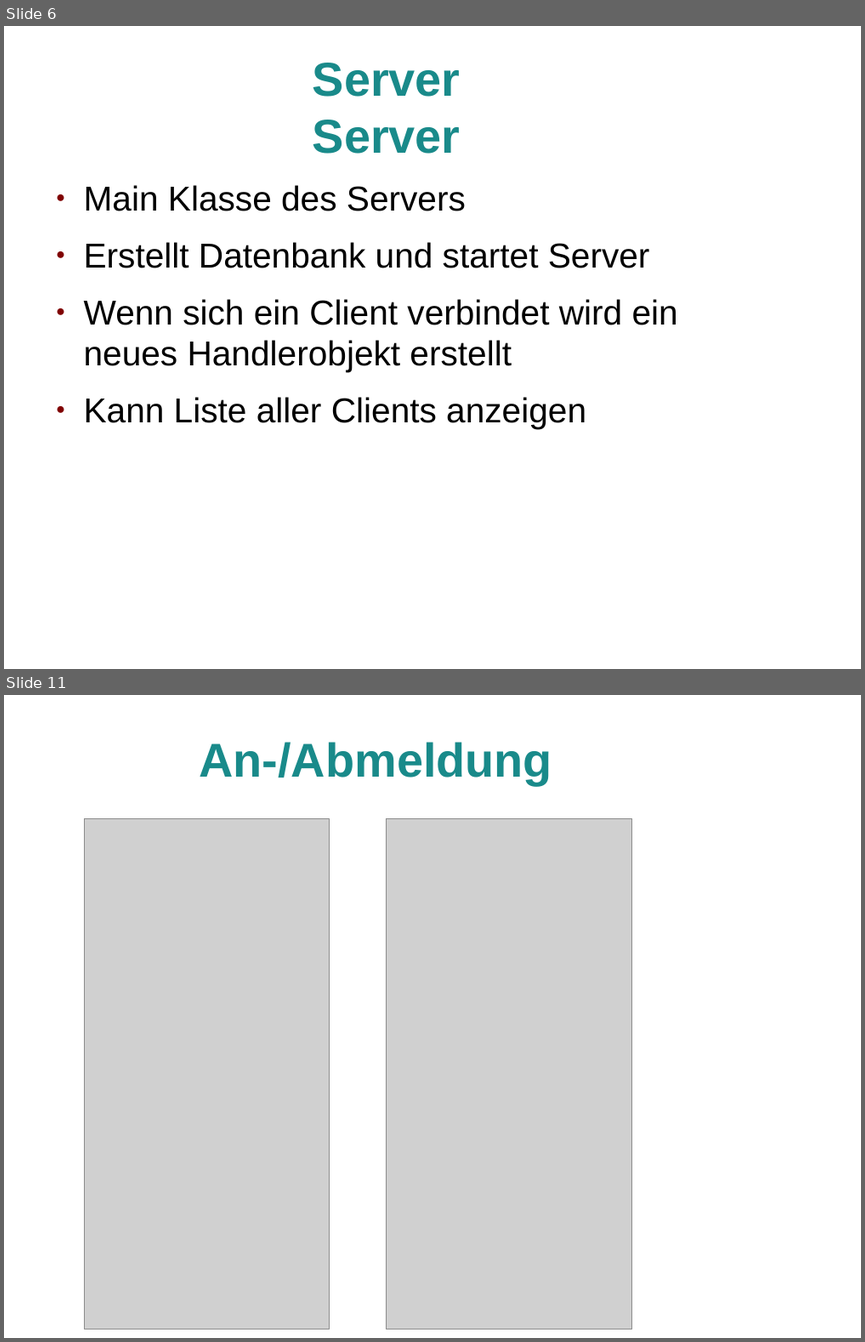
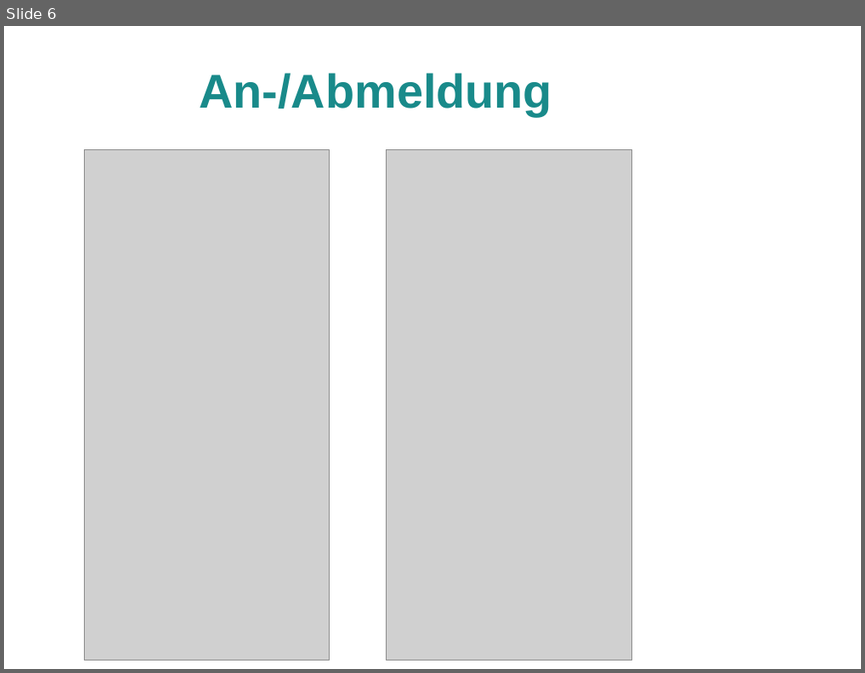
Before and after one commit to Marcel2603/hg17b, a slide deck: Dokumente/PräsentationAbschlussveranstaltung/PraesiAbschlusseranstaltung.odp. Shown one above the other, each under a label of ours: slides 6 and 11 before the commit, slide 6 after it; the slides between them are not shown. The pictures are 865x1342 and 865x673 pixels, drawn with LibreOffice and Linux fonts; fonts in the diff are those of the drawing; grey boxes stand for pictures; background and template pictures are left out. Boxes give left, top, right and bottom in pixels: in the first picture for what was removed or moved away, otherwise in the second. Text is boxed around its words. In the diff, an @@ line names an element or a change of style, - is before the commit and + after.

```diff
--- a/Dokumente/PräsentationAbschlussveranstaltung/PraesiAbschlusseranstaltung.odp
+++ b/Dokumente/PräsentationAbschlussveranstaltung/PraesiAbschlusseranstaltung.odp
@@ slide 6 removed at <box>4,26,861,669</box>, background picture (left out) @@
@@ title removed at <box>313,63,460,154</box> @@
-Server
-Server
@@ text removed at <box>84,185,678,429</box> @@
-● Main Klasse des Servers
-● Erstellt Datenbank und startet Server
-● Wenn sich ein Client verbindet wird ein neues Handlerobjekt erstellt
-● Kann Liste aller Clients anzeigen
@@ what was slide 11 is now slide 6 @@
```
Also in this commit, not shown: 1 slide added, 4 other slides removed.
